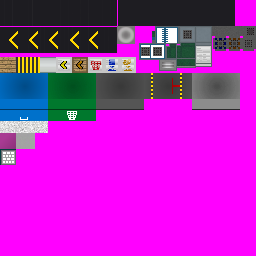
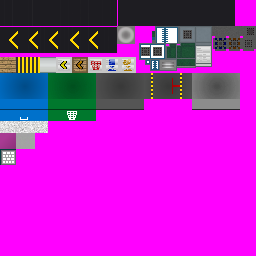
The second (256, 256) image is a revision of the first. Changes to its layers:
painted on "Color" over (145, 60, 159, 71)
painted on "Base" over (146, 60, 159, 70)
